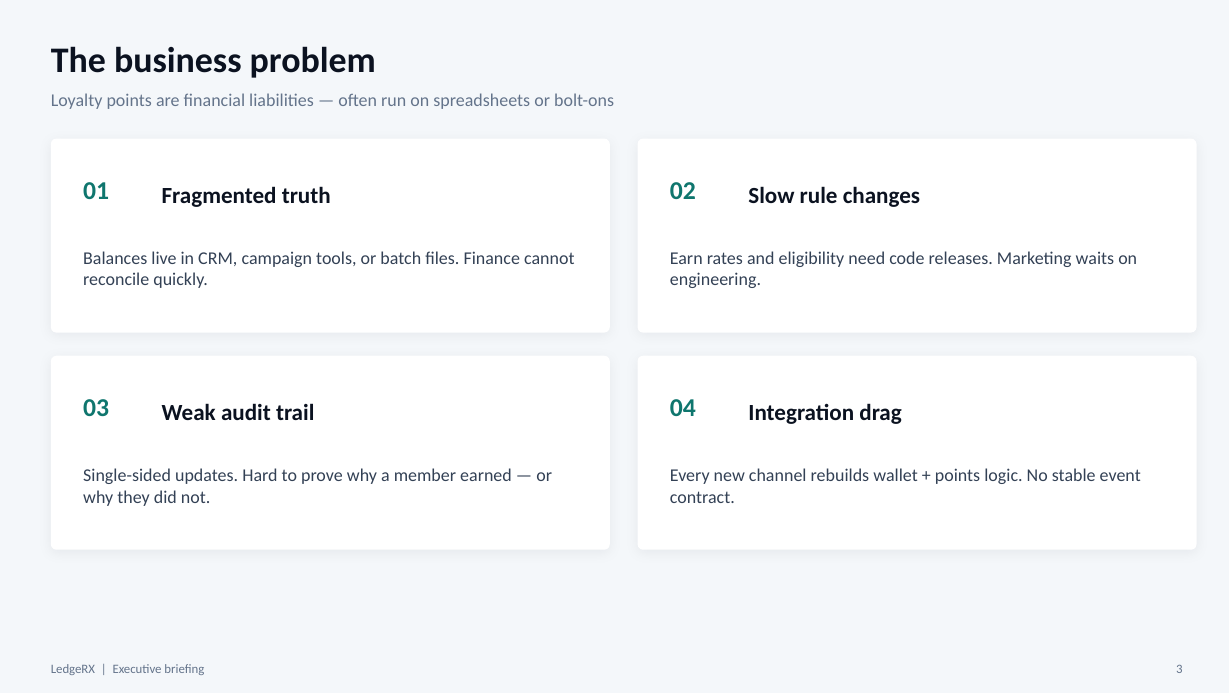
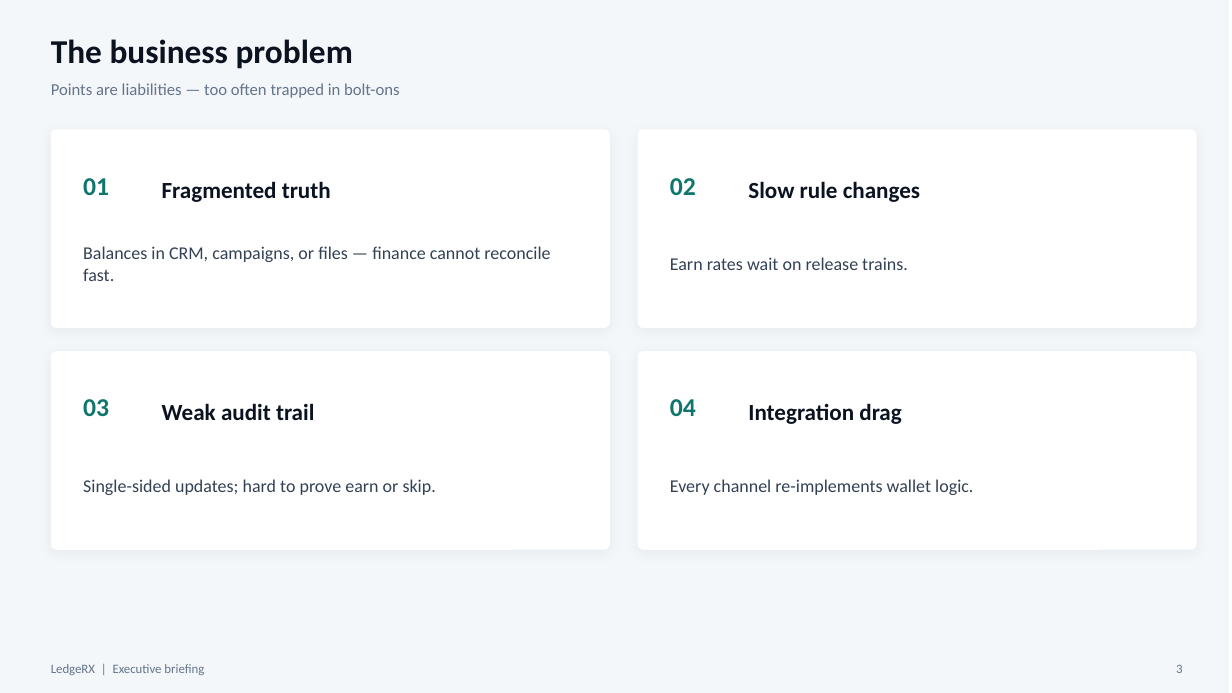
Before and after one commit to yky32/ledger-engine, a slide deck: slide 3 of docs/decks/LedgeRX-Product-Overview.pptx. Drawn at 1232x693 pixels with LibreOffice and Linux fonts; fonts in the diff are those of the drawing. Boxes give left, top, right and bottom in pixels: in the first picture for what was removed or moved away, otherwise in the second. Text is boxed around its words. In the diff, an @@ line names an element or a change of style, - is before the commit and + after.

Commit message:
docs: CTO Netflix-style microservices landscape slide

```diff
--- a/docs/decks/LedgeRX-Product-Overview.pptx
+++ b/docs/decks/LedgeRX-Product-Overview.pptx
@@ text "The business problem" at [51, 39, 353, 69]: size 28 to 26 pt @@
@@ text at [51, 83, 400, 98]: text changed; size 14 to 13 pt @@
-Loyalty points are financial liabilities — often run on spreadsheets or bolt-ons
+Points are liabilities — too often trapped in bolt-ons
@@ rounded rectangle: place and size @@
-rounded rectangle at [51, 139, 610, 333]
+rounded rectangle at [51, 129, 610, 328]
@@ proportions changed in 4 elements at [51, 351, 610, 550], [638, 351, 1197, 550], [51, 129, 610, 328], [638, 129, 1197, 328] @@
@@ rounded rectangle: place and size @@
-rounded rectangle at [638, 139, 1197, 333]
+rounded rectangle at [638, 129, 1197, 328]
@@ 4 texts: place and size @@
-4 texts at [83, 182, 920, 207]
+4 texts at [83, 178, 920, 202]
@@ text at [83, 246, 550, 281]: text changed @@
-Balances live in CRM, campaign tools, or batch files. Finance cannot reconcile quickly.
+Balances in CRM, campaigns, or files — finance cannot reconcile fast.
@@ text at [670, 257, 908, 270]: text changed @@
-Earn rates and eligibility need code releases. Marketing waits on engineering.
+Earn rates wait on release trains.
@@ rounded rectangle: place and size @@
-rounded rectangle at [51, 356, 610, 550]
+rounded rectangle at [51, 351, 610, 550]
@@ rounded rectangle: place and size @@
-rounded rectangle at [638, 356, 1197, 550]
+rounded rectangle at [638, 351, 1197, 550]
@@ text at [83, 479, 436, 495]: text changed @@
-Single-sided updates. Hard to prove why a member earned — or why they did not.
+Single-sided updates; hard to prove earn or skip.
@@ text at [670, 479, 973, 495]: text changed @@
-Every new channel rebuilds wallet + points logic. No stable event contract.
+Every channel re-implements wallet logic.
```
Also in this commit, not shown: 11 other slides changed, 2 slides added, 2 slides removed, 1 other file.
